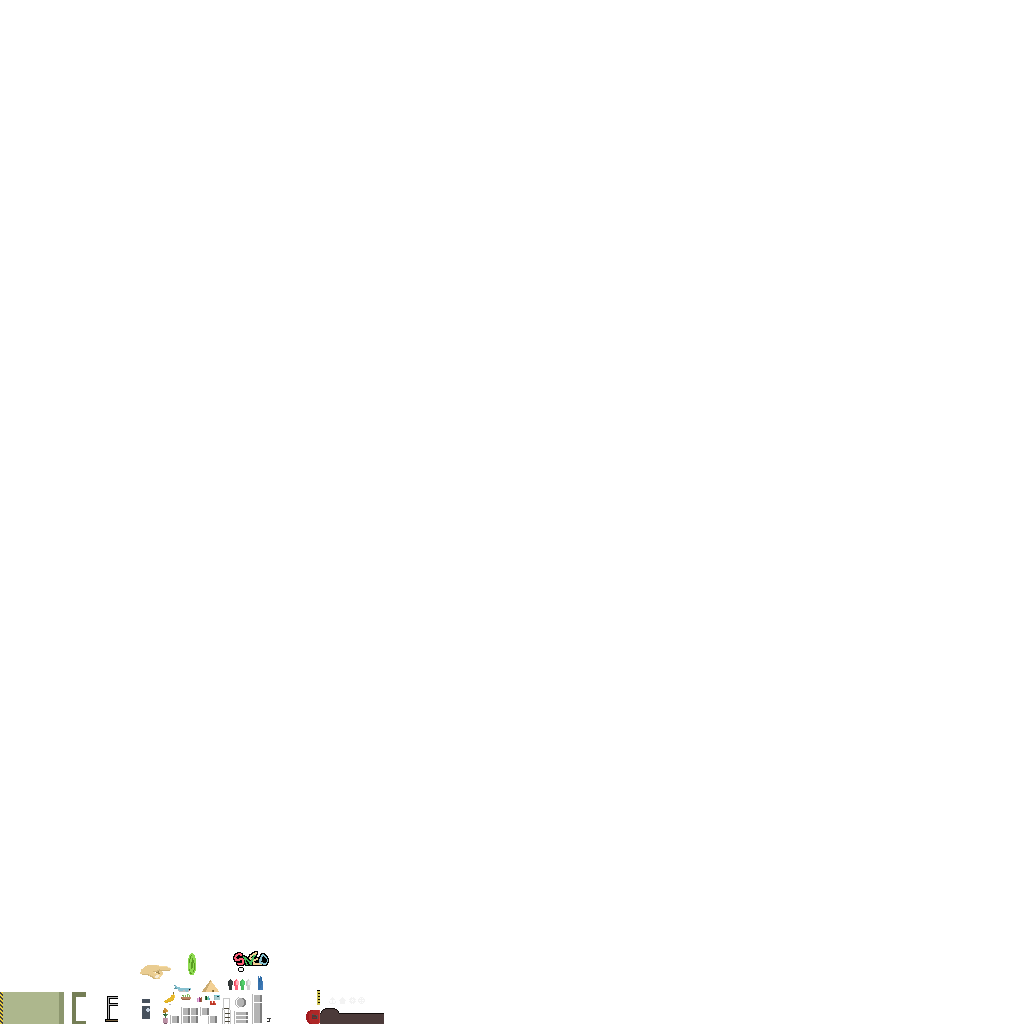
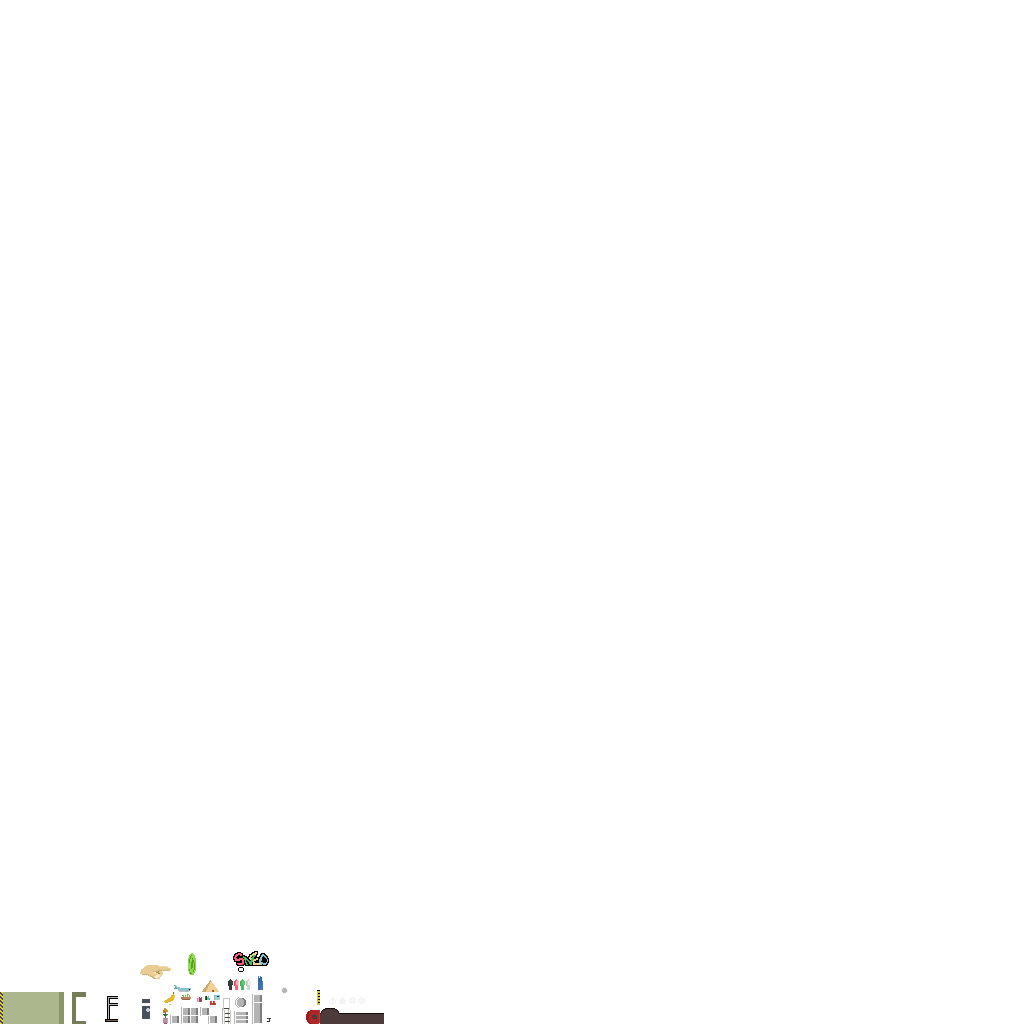
Before/after of a 1024 x 1024 layered artwork. What changed in the layer stack:
painted on "Background" over box(281, 987, 288, 994)
